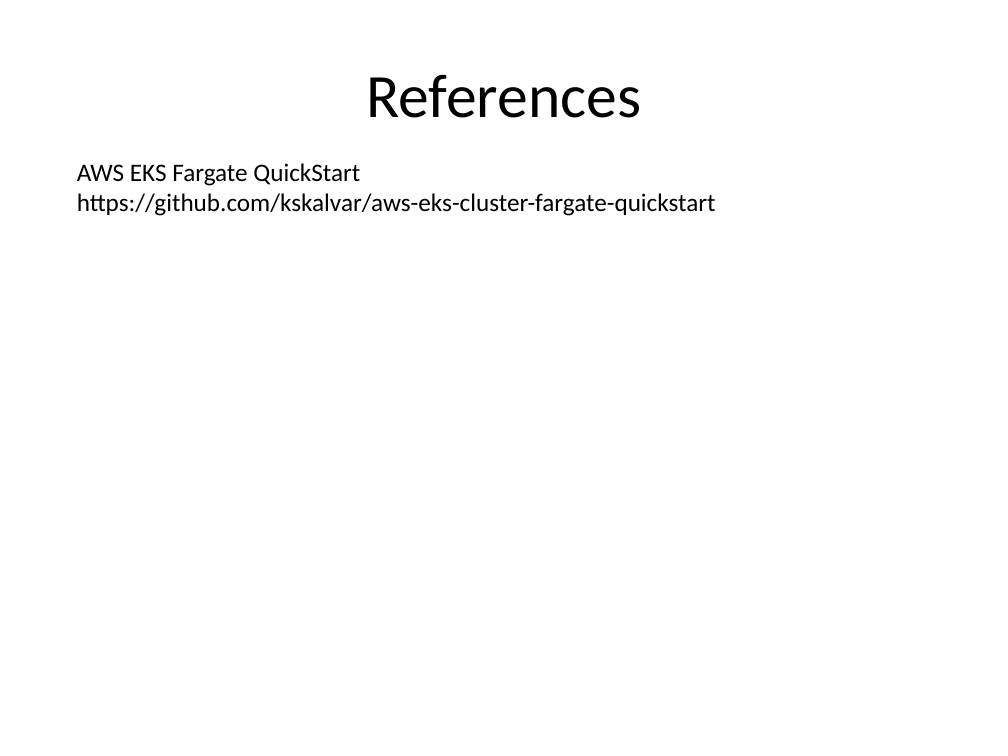
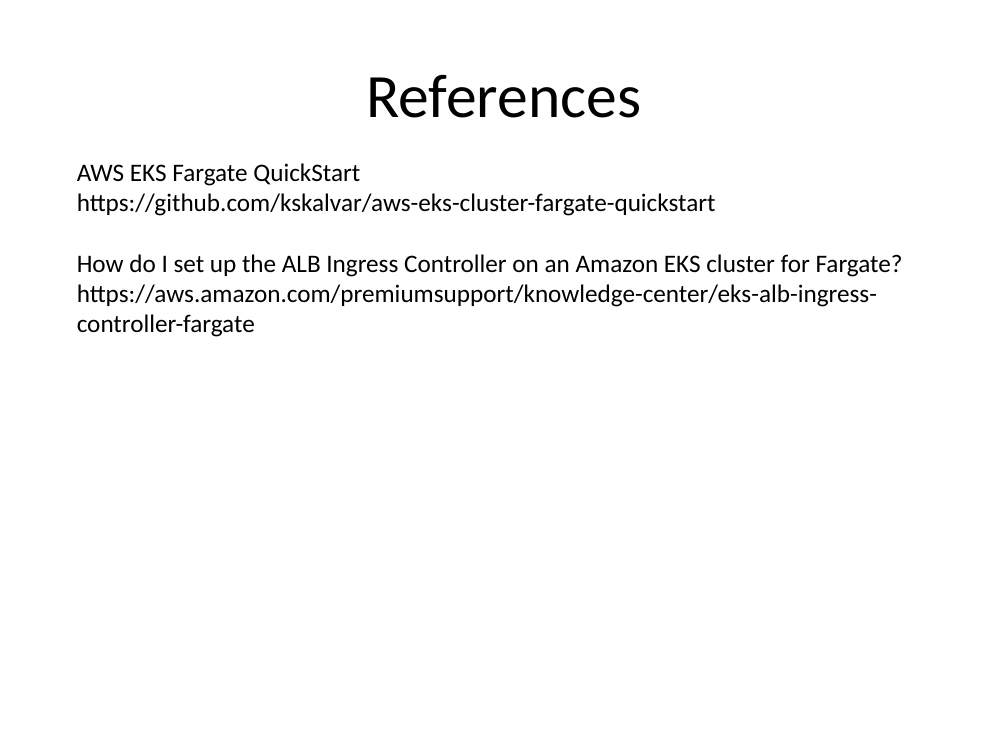
Before and after one commit to kskalvar/aws-eks-cluster-fargate-quickstart, a slide deck: slide 13 of slides/AWS-EKS-Cluster-Fargate-Quickstart.pptx (slide 12 before the commit). Drawn at 1008x756 pixels with LibreOffice and Linux fonts; fonts in the diff are those of the drawing; background and template pictures are left out. Boxes give left, top, right and bottom in pixels: in the first picture for what was removed or moved away, otherwise in the second. Text is boxed around its words. In the diff, an @@ line names an element or a change of style, - is before the commit and + after.

```diff
--- a/slides/AWS-EKS-Cluster-Fargate-Quickstart.pptx
+++ b/slides/AWS-EKS-Cluster-Fargate-Quickstart.pptx
@@ text at box(77, 254, 903, 337): paragraphs added @@
+How do I set up the ALB Ingress Controller on an Amazon EKS cluster for Fargate?
+https://aws.amazon.com/premiumsupport/knowledge-center/eks-alb-ingress-controller-fargate
```
Also in this commit, not shown: 4 other slides changed, 1 slide added.
